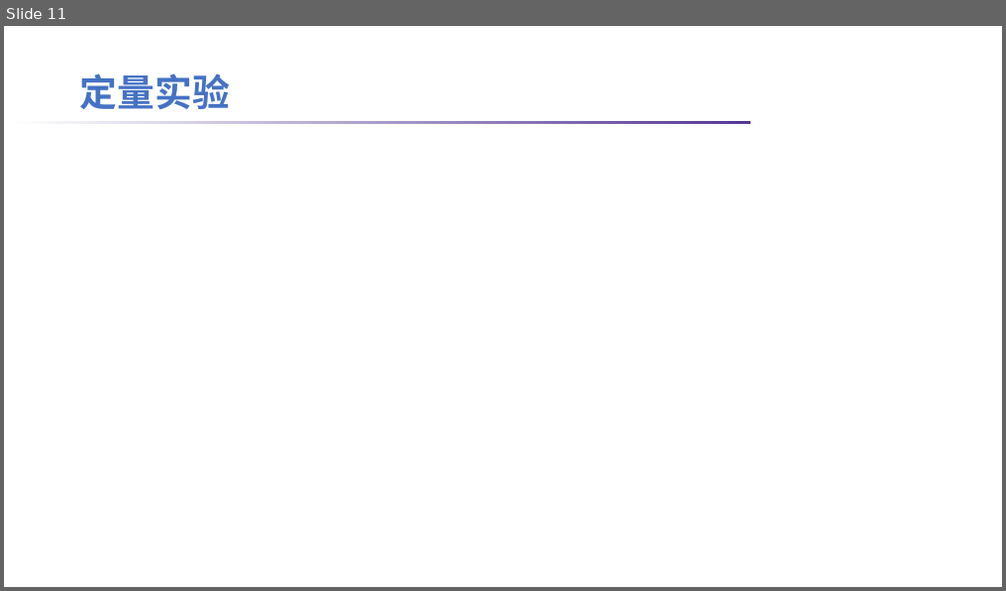
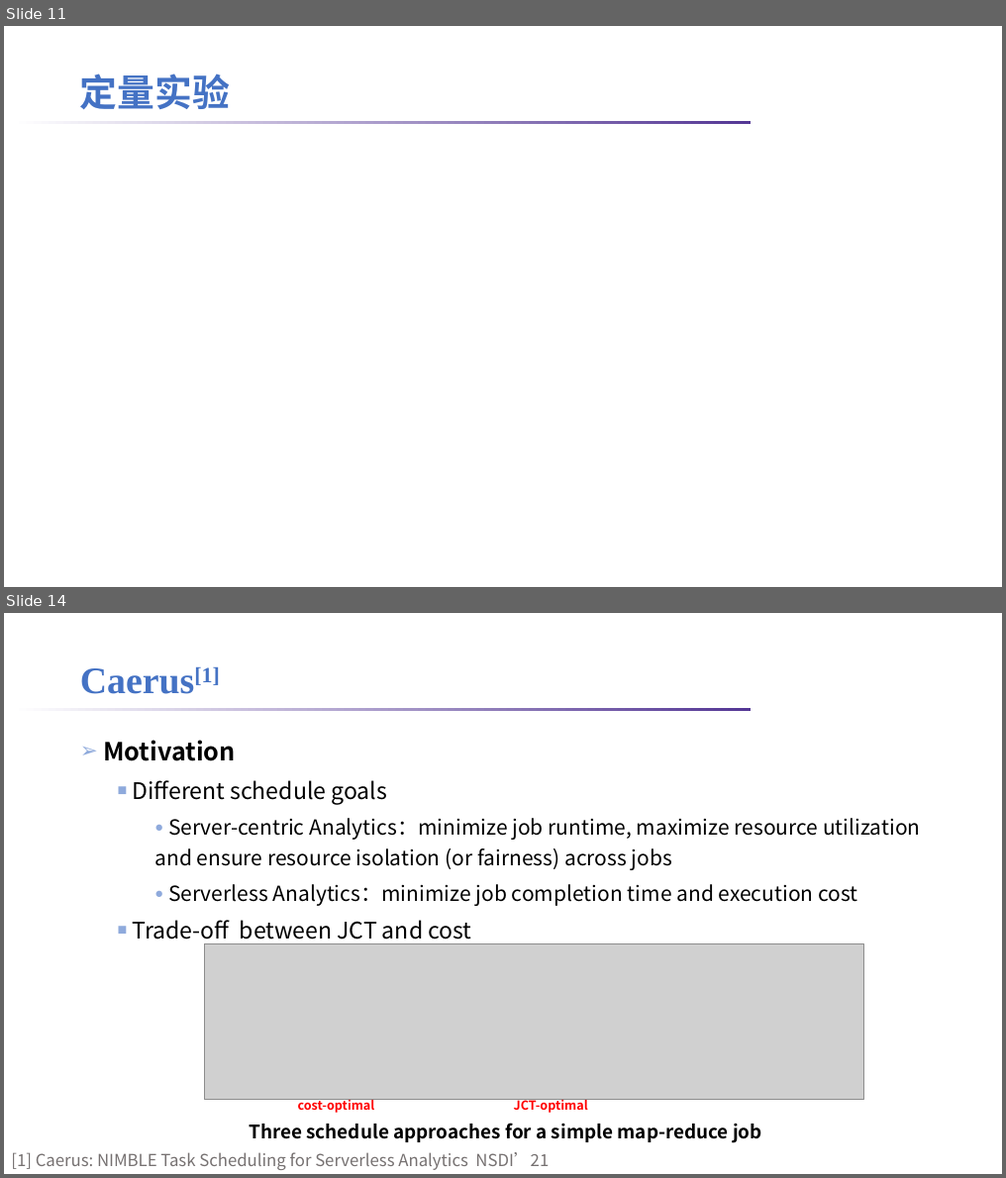
Before and after one commit to lt2000/ADSL, a slide deck: meeting/数据分析应用的数据特征.pptx. Shown one above the other, each under a label of ours: slide 11 before the commit, slides 11 and 14 after it; the slides between them are not shown. The pictures are 1006x591 and 1006x1178 pixels, drawn with LibreOffice and Linux fonts; fonts in the diff are those of the drawing; grey boxes stand for pictures; background and template pictures are left out. Boxes give left, top, right and bottom in pixels: in the first picture for what was removed or moved away, otherwise in the second. Text is boxed around its words. In the diff, an @@ line names an element or a change of style, - is before the commit and + after.

```diff
--- a/meeting/数据分析应用的数据特征.pptx
+++ b/meeting/数据分析应用的数据特征.pptx
@@ slide 14 added at bbox=[4, 613, 1002, 1174], background #FFFFFF; not listed: 1 template element that a slide beside it also shows @@
@@ title added at bbox=[80, 666, 220, 694], 36 pt, text #4472C4, bold @@
+Caerus[1]
@@ text added at bbox=[103, 740, 920, 945], 20 pt, text #000000 @@
+➢ Motivation
+  ■ Different schedule goals
+    ● Server-centric Analytics：minimize job runtime, maximize resource utilization and ensure resource isolation (or fairness) across jobs
+    ● Serverless Analytics：minimize job completion time and execution cost
+  ■ Trade-off between JCT and cost
@@ picture added at bbox=[205, 944, 864, 1100] @@
@@ text added at bbox=[298, 1097, 375, 1113], 12 pt, text #FF0000, bold @@
+cost-optimal
@@ text added at bbox=[514, 1097, 588, 1113], 12 pt, text #FF0000, bold @@
+JCT-optimal
@@ text added at bbox=[249, 1123, 762, 1144], 18 pt, text #000000, bold @@
+Three schedule approaches for a simple map-reduce job
@@ text added at bbox=[11, 1153, 548, 1170], 16 pt, text #767171 @@
+[1] Caerus: NIMBLE Task Scheduling for Serverless Analytics NSDI’21
```
Also in this commit, not shown: 7 slides changed, 3 other slides added, 2 other files.
